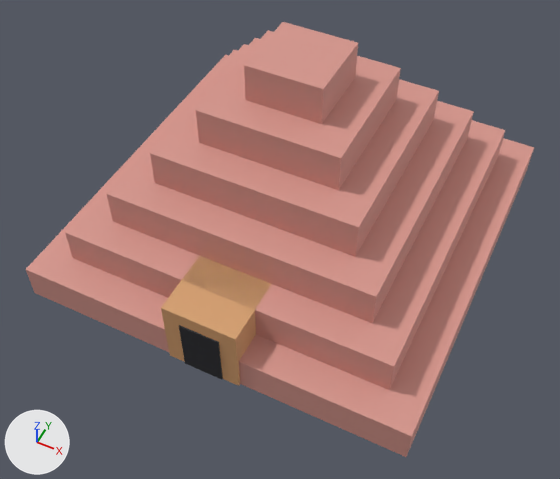
What one commit did to the FBX model StudAssets/Export/Desert/StepPyramid.fbx.
Before and after are seen from a 50 mm camera at (9.6, -20.9, 25.0) aimed at (0.4, -2.5, 1.9). The lights are fixed; the arrows at lower left show +X, +Y and +Z. The picture after the commit comes second. Where no turn or scale is listed for an object, it has been applied to the vertices. Vertices at exactly the same position are counted once.

In view in the first picture: 'Coal', 'PyramidPink', 'SandDark'.
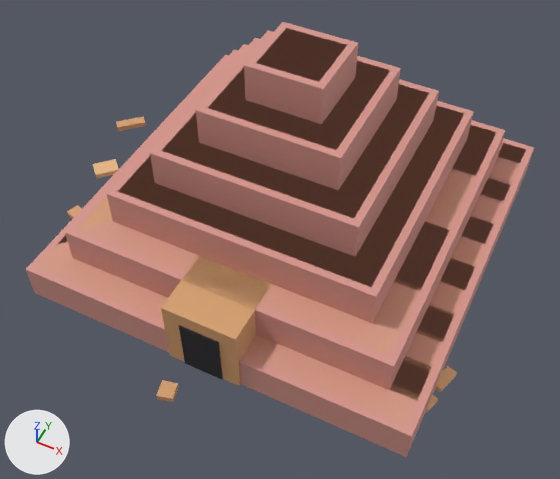
What the commit changed:
Material 'Sand' (mat_sand) is new.
Its base color is (0.807, 0.479, 0.231) (beige #e8b884).
Its roughness is 0.6.
me_steppyramid_sanddark is used by ob_sanddark; location (0.0, 0.0, 0.0).
me_steppyramid_sanddark had 8 vertices, 6 faces and spanned x -1.5..1.5, y -8.1..-4.7, z 0.0..3.0.
me_steppyramid_sanddark now has 88 vertices, 66 faces and spans x -11.03..7.7, y -9.91..9.63, z 0.0..9.0.
me_steppyramid_sanddark part 1: a new loose piece, a box spanning x -7.7..7.7, y -7.7..7.7, z 1.4..1.5, in mat_sanddark (beige #d6a06e).
me_steppyramid_sanddark part 2: a new loose piece, a box spanning x -6.4..6.4, y -6.4..6.4, z 2.9..3.0, in mat_sanddark (beige #d6a06e).
me_steppyramid_sanddark part 3: a new loose piece, a box spanning x -5.1..5.1, y -5.1..5.1, z 4.4..4.5, in mat_sanddark (beige #d6a06e).
me_steppyramid_sanddark part 4: a new loose piece, a box spanning x -3.8..3.8, y -3.8..3.8, z 5.9..6.0, in mat_sanddark (beige #d6a06e).
me_steppyramid_sanddark part 5: a new loose piece, a box spanning x -2.5..2.5, y -2.5..2.5, z 7.4..7.5, in mat_sanddark (beige #d6a06e).
me_steppyramid_sanddark part 6: a new loose piece, a box spanning x -1.2..1.2, y -1.2..1.2, z 8.9..9.0, in mat_sanddark (beige #d6a06e).
Part 7, on me_steppyramid_sanddark:
16 vertices are added at x -11.03..1.66, y -9.91..9.63, z 0.0.
16 new vertices lie (0.0, 0.0, 0.24) away from vertices in x -11.03..1.66, y -9.91..9.63, z 0.0.
24 new faces join them.
Mesh me_steppyramid_sand is new.
It has 32 vertices, 24 faces and spans x -10.2..8.5, y -6.1..6.8, z 0.0..0.2.
It uses material mat_sand (beige #e8b884).
Object 'Sand' (ob_sand) is new; it shows me_steppyramid_sand.
Its location is (0.0, 0.0, 0.0).

What differs and where, as boxes (x1, y1, x2, y2) in the pictures (560 x 479 px):
'SandDark', reshaped: before (161, 256, 271, 386); after (38, 28, 526, 425)
'Sand', added: after (93, 159, 457, 413)
part 1 of me_steppyramid_sanddark, added: after (38, 144, 526, 425)
part 2 of me_steppyramid_sanddark, added: after (77, 125, 497, 355)
part 3 of me_steppyramid_sanddark, added: after (119, 106, 462, 287)
part 4 of me_steppyramid_sanddark, added: after (162, 85, 428, 216)
part 5 of me_steppyramid_sanddark, added: after (209, 61, 390, 150)
part 6 of me_steppyramid_sanddark, added (beige): after (261, 28, 345, 81)
part 7 of me_steppyramid_sanddark, added: after (67, 117, 179, 402)
